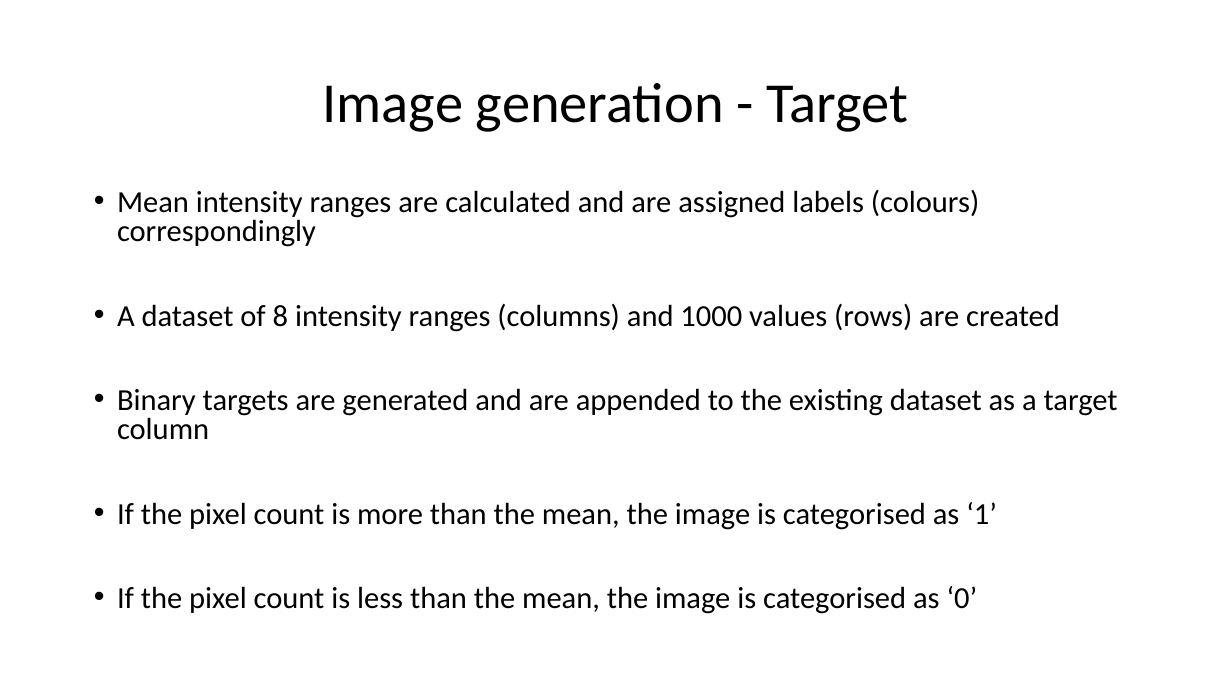
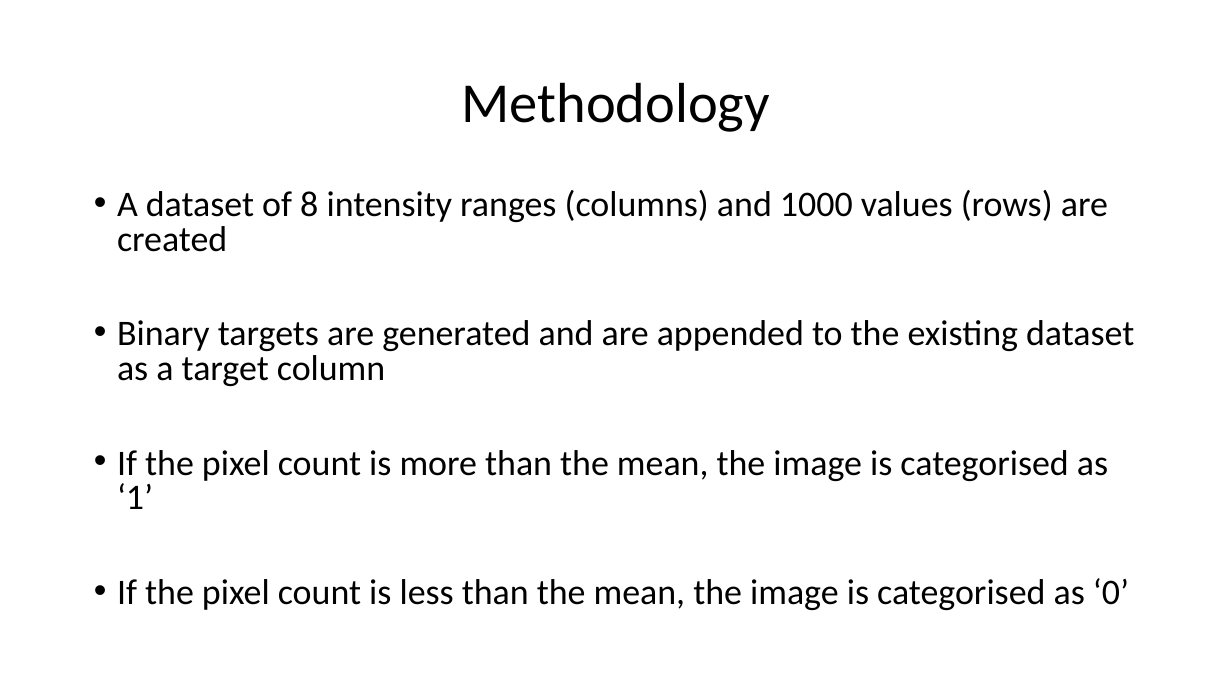
Before and after one commit to nsudhanva/eit, a slide deck: slide 7 of docs/Electrical Impedance Tomography.pptx. Drawn at 1232x693 pixels with LibreOffice and Linux fonts; fonts in the diff are those of the drawing. Boxes give left, top, right and bottom in pixels: in the first picture for what was removed or moved away, otherwise in the second. Text is boxed around its words. In the diff, an @@ line names an element or a change of style, - is before the commit and + after.

```diff
--- a/docs/Electrical Impedance Tomography.pptx
+++ b/docs/Electrical Impedance Tomography.pptx
@@ title at [461,82,769,132]: text changed @@
-Image generation - Target
+Methodology
@@ text "A dataset of 8 intensity ..." at [117,190,1134,610]: size 23.8 to 28 pt @@
@@ text at [117,190,979,247]: paragraph removed @@
-• Mean intensity ranges are calculated and are assigned labels (colours) correspondingly
```
Also in this commit, not shown: 4 other slides changed, 2 slides added, 1 slide removed, 1 other file.
